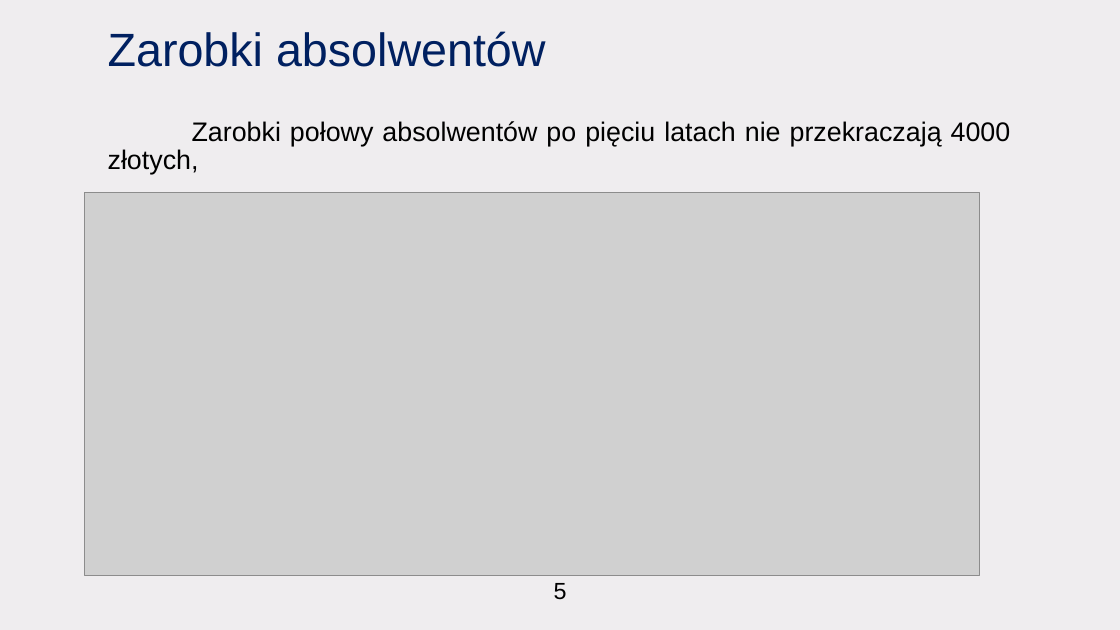
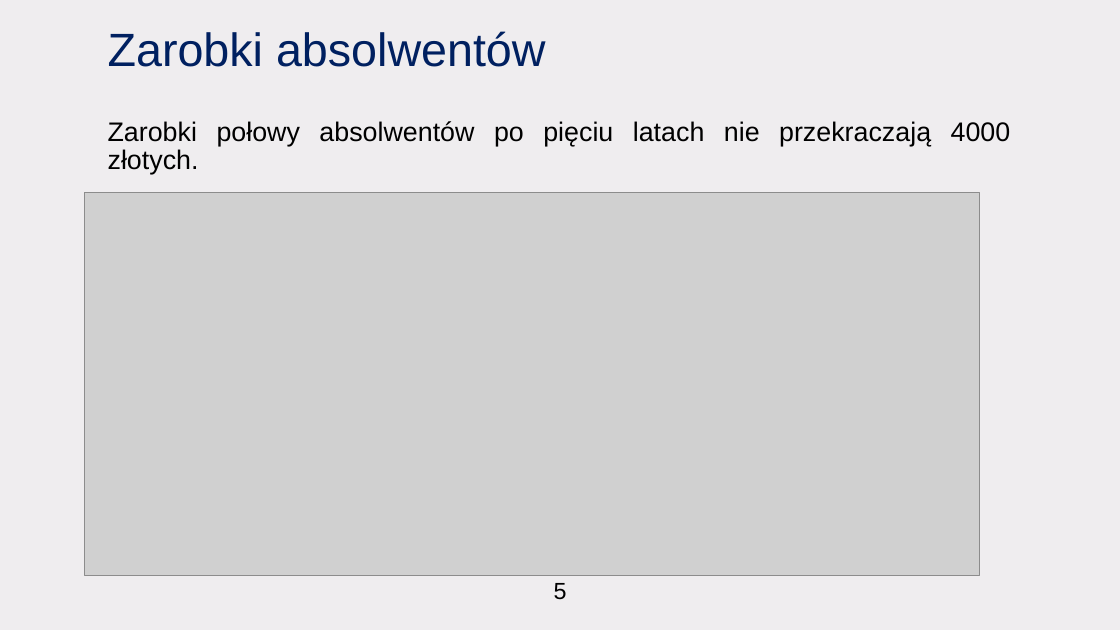
Before and after one commit to CptQuak/CasestudyGraduateEarnings, a slide deck: slide 6 of casestudy.pptx. Drawn at 1120x630 pixels with LibreOffice and Linux fonts; fonts in the diff are those of the drawing; grey boxes stand for pictures. Boxes give left, top, right and bottom in pixels: in the first picture for what was removed or moved away, otherwise in the second. Text is boxed around its words. In the diff, an @@ line names an element or a change of style, - is before the commit and + after.

```diff
--- a/casestudy.pptx
+++ b/casestudy.pptx
@@ text at (x1=108, y1=121, x2=1011, y2=175): text changed @@
-Zarobki połowy absolwentów po pięciu latach nie przekraczają 4000 złotych,
+Zarobki połowy absolwentów po pięciu latach nie przekraczają 4000 złotych.
```
Also in this commit, not shown: 2 other slides changed, 16 other files.
